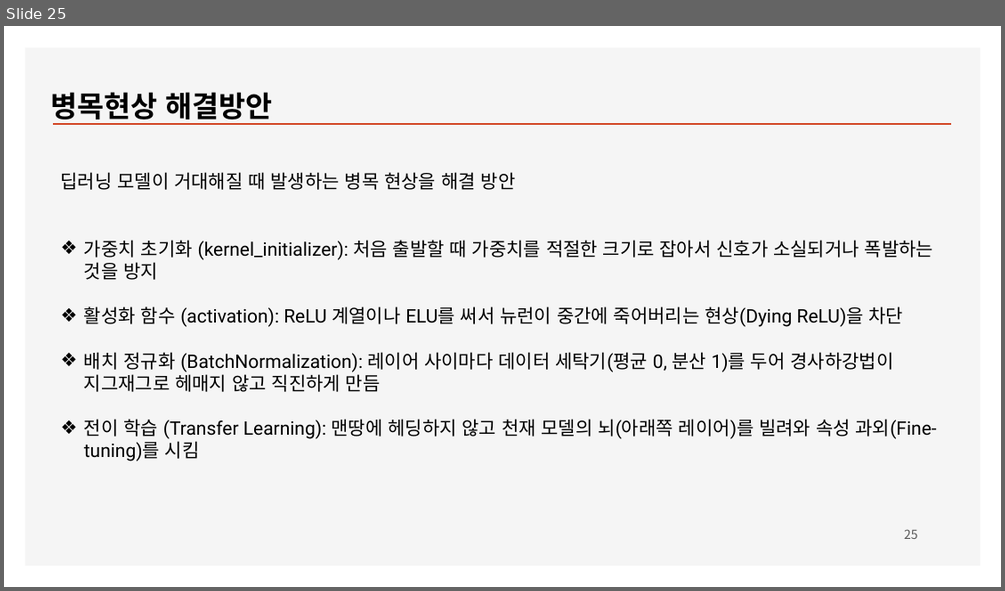
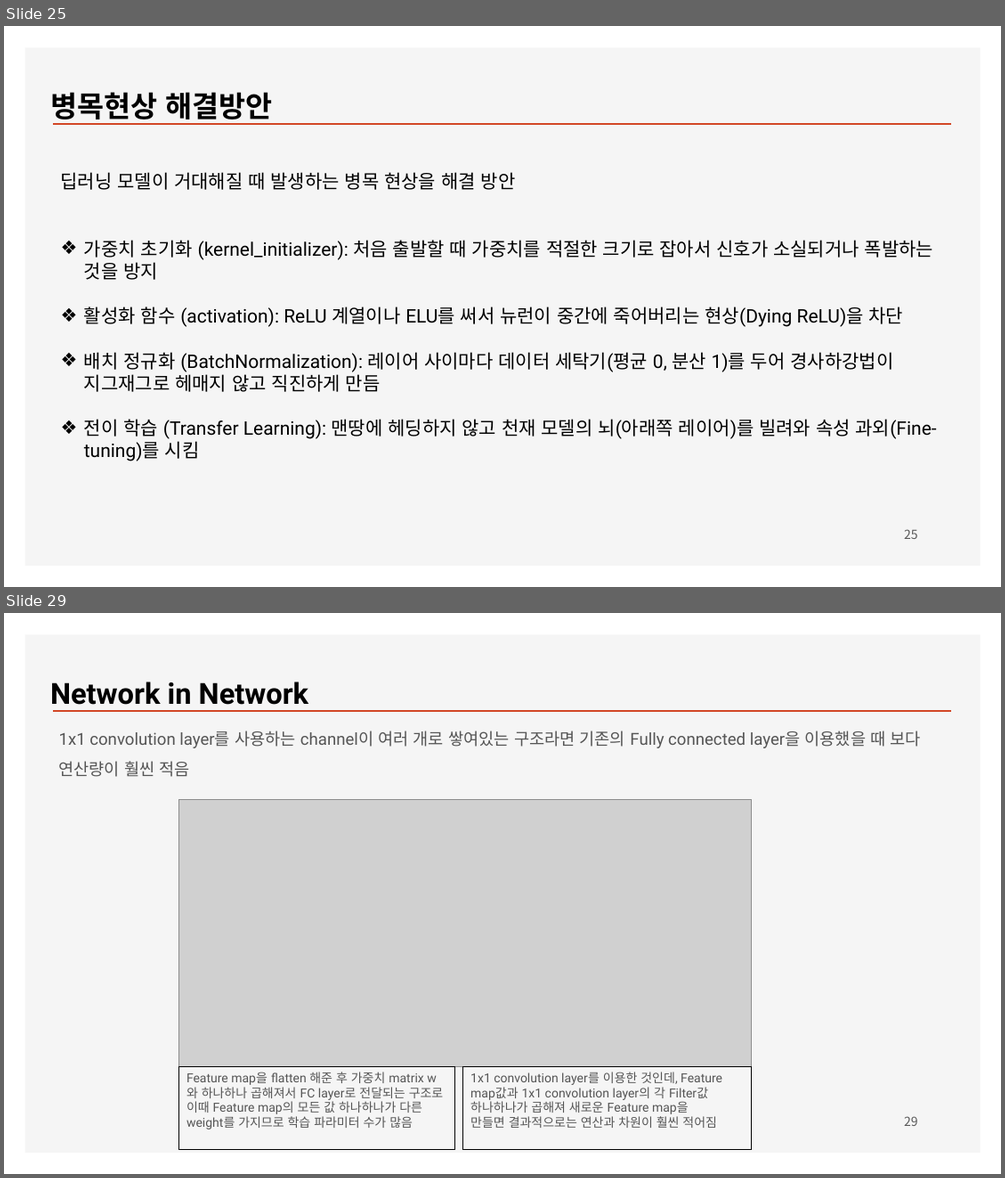
Before and after one commit to ancestor9/2026_Fall_Deep-Learning-with-Python, a slide deck: Chapter 09 ConvNet architecture patterns.pptx. Shown one above the other, each under a label of ours: slide 25 before the commit, slides 25 and 29 after it; the slides between them are not shown. The pictures are 1005x591 and 1005x1178 pixels, drawn with LibreOffice and Linux fonts; fonts in the diff are those of the drawing; grey boxes stand for pictures; background and template pictures are left out. Boxes give left, top, right and bottom in pixels: in the first picture for what was removed or moved away, otherwise in the second. Text is boxed around its words. In the diff, an @@ line names an element or a change of style, - is before the commit and + after.

```diff
--- a/Chapter 09 ConvNet architecture patterns.pptx
+++ b/Chapter 09 ConvNet architecture patterns.pptx
@@ slide 29 added at [4,613,1001,1174], background #FFFFFF; not listed: 2 template elements that a slide beside it also shows @@
@@ text added at [50,682,309,711], 28 pt, text #000000, bold @@
+Network in Network
@@ text added at [59,730,921,777], 16 pt, text #555555 @@
+1x1 convolution layer를 사용하는 channel이 여러 개로 쌓여있는 구조라면 기존의 Fully connected layer을 이용했을 때 보다 연산량이 훨씬 적음
@@ picture added at [179,799,752,1066] @@
@@ rectangle added at [179,1066,455,1149], outline #000000 0.75 pt, 12 pt, text #555555 @@
+Feature map을 flatten 해준 후 가중치 matrix w와 하나하나 곱해져서 FC layer로 전달되는 구조로 이때 Feature map의 모든 값 하나하나가 다른 weight를 가지므로 학습 파라미터 수가 많음
@@ rectangle added at [463,1066,751,1149], outline #000000 0.75 pt, 12 pt, text #555555 @@
+1x1 convolution layer를 이용한 것인데, Feature map값과 1x1 convolution layer의 각 Filter값 하나하나가 곱해져 새로운 Feature map을 만들면 결과적으로는 연산과 차원이 훨씬 적어짐
@@ page number added at [904,1116,918,1126], 12 pt, text #595959 @@
+29
```
Also in this commit, not shown: 4 other slides added.
